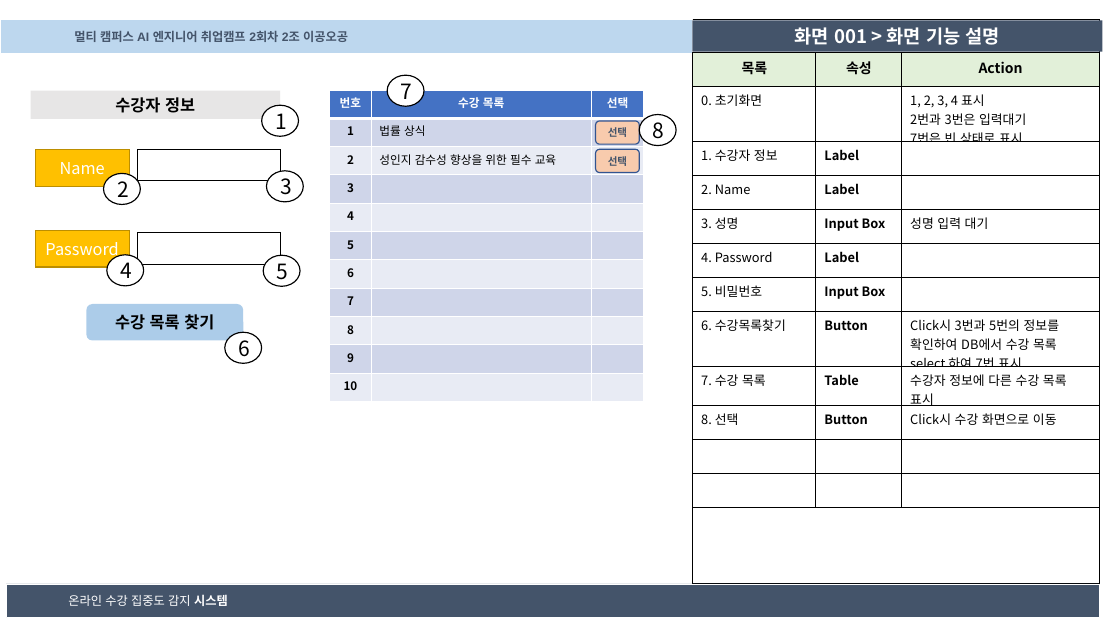
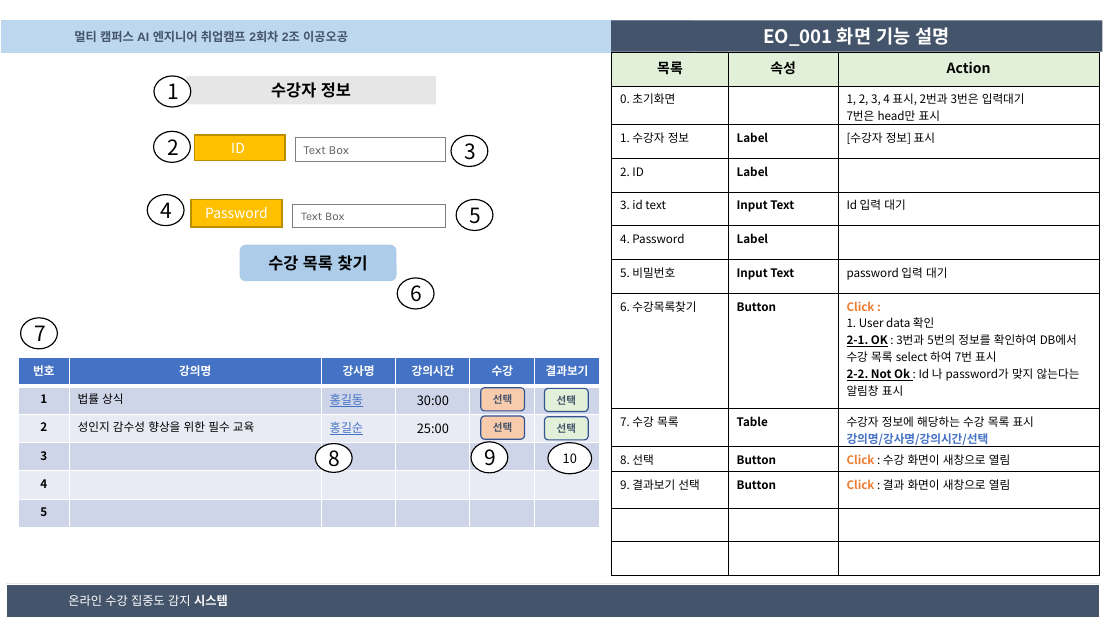
Before and after one commit to CQ-01/DrowsyDetect, a slide deck: slide 3 of concentration_detect/2조_이공오공_화면설계서.pptx. Drawn at 1120x630 pixels with LibreOffice and Linux fonts; fonts in the diff are those of the drawing. Boxes give left, top, right and bottom in pixels: in the first picture for what was removed or moved away, otherwise in the second. Text is boxed around its words. In the diff, an @@ line names an element or a change of style, - is before the commit and + after.

```diff
--- a/concentration_detect/2조_이공오공_화면설계서.pptx
+++ b/concentration_detect/2조_이공오공_화면설계서.pptx
@@ rectangle "EO_001 화면 기능 설명": place and size @@
-rectangle "EO_001 화면 기능 설명" at (692,20,1102,51)
+rectangle "EO_001 화면 기능 설명" at (611,20,1102,51)
@@ rectangle removed at (692,19,1100,584) @@
@@ text in rectangle at (763,27,950,46): text changed @@
-화면 001 > 화면 기능 설명
+EO_001 화면 기능 설명
@@ table at (612,53,1100,576) @@
-row 2, column 3: 1, 2, 3, 4 표시 / 2번과 3번은 입력대기 / 7번은 빈 상태로 표시
+row 2, column 3: 1, 2, 3, 4 표시, 2번과 3번은 입력대기 / 7번은 head만 표시
-row 3, column 3: 
+row 3, column 3: [수강자 정보] 표시
-row 4, column 1: 2. Name
+row 4, column 1: 2. ID
-row 5: 3. 성명 | Input Box | 성명 입력 대기
+row 5: 3. id text | Input Text | Id 입력 대기
-row 7: 5. 비밀번호 | Input Box | 
-row 8: 6. 수강목록찾기 | Button | Click시 3번과 5번의 정보를 확인하여 DB에서 수강 목록 select 하여 7번 표시
-row 9: 7. 수강 목록 | Table | 수강자 정보에 다른 수강 목록 표시
-row 10: 8. 선택 | Button | Click시 수강 화면으로 이동
+row 7: 5. 비밀번호 | Input Text | password 입력 대기
+row 8: 6. 수강목록찾기 | Button | Click : / 1. User data 확인 / 2-1. OK : 3번과 5번의 정보를 확인하여 DB에서 수강 목록 select 하여 7번 표시 / 2-2. Not Ok : Id 나 password가 맞지 않는다는 알림창 표시
+row 9: 7. 수강 목록 | Table | 수강자 정보에 해당하는 수강 목록 표시 / 강의명/강사명/강의시간/선택
+row 10: 8. 선택 | Button | Click : 수강 화면이 새창으로 열림
+row 11: 9. 결과보기 선택 | Button | Click : 결과 화면이 새창으로 열림
@@ table: place and size @@
-table at (693,53,1100,508)
+table at (612,53,1100,576)
@@ ellipse "1": place and size @@
-ellipse "1" at (262,105,299,136)
+ellipse "1" at (154,76,191,107)
@@ rectangle "수강자 정보": place and size @@
-rectangle "수강자 정보" at (30,91,280,119)
+rectangle "수강자 정보" at (187,76,436,105)
@@ ellipse "2": place and size @@
-ellipse "2" at (103,173,140,204)
+ellipse "2" at (154,131,191,162)
@@ rectangle "ID": place and size @@
-rectangle "ID" at (35,150,129,186)
+rectangle "ID" at (194,135,285,161)
@@ text in rectangle at (231,142,245,153): text changed; size 14 to 12 pt @@
-Name
+ID
@@ rectangle added at (295,138,444,162), fill #FFFFFF, outline #808080 0.5 pt, 10.5 pt, text #5F5F5F @@
+Text Box
@@ ellipse "3": place and size @@
-ellipse "3" at (266,171,303,202)
+ellipse "3" at (451,135,488,166)
@@ rectangle removed at (138,150,280,181) @@
@@ ellipse "4": place and size @@
-ellipse "4" at (107,255,144,286)
+ellipse "4" at (147,195,184,226)
@@ rectangle "Password": place and size @@
-rectangle "Password" at (35,230,129,266)
+rectangle "Password" at (191,199,281,227)
@@ rectangle "Password" at (191,199,281,227): size 14 to 12 pt @@
@@ rectangle added at (293,204,445,228), fill #FFFFFF, outline #808080 0.5 pt, 10 pt, text #5F5F5F @@
+Text Box
@@ ellipse "5": place and size @@
-ellipse "5" at (263,255,300,287)
+ellipse "5" at (456,199,493,230)
@@ rectangle removed at (138,233,280,264) @@
@@ rounded rectangle "수강 목록 찾기": place and size @@
-rounded rectangle "수강 목록 찾기" at (87,304,244,340)
+rounded rectangle "수강 목록 찾기" at (239,245,397,281)
@@ ellipse "6": place and size @@
-ellipse "6" at (225,333,262,364)
+ellipse "6" at (397,278,434,309)
@@ ellipse "7": place and size @@
-ellipse "7" at (387,76,424,107)
+ellipse "7" at (21,318,58,349)
@@ table at (18,358,599,528) @@
-번호 | 수강 목록 | 선택
-1 | 법률 상식 | 
-2 | 성인지 감수성 향상을 위한 필수 교육 | 
-3 |  | 
-4 |  | 
-5 |  | 
-6 |  | 
-7 |  | 
-8 |  | 
-9 |  | 
-10 |  | 
+번호 | 강의명 | 강사명 | 강의시간 | 수강 | 결과보기
+1 | 법률 상식 | 홍길동 | 30:00 |  | 
+2 | 성인지 감수성 향상을 위한 필수 교육 | 홍길순 | 25:00 |  | 
+3 |  |  |  |  | 
+4 |  |  |  |  | 
+5 |  |  |  |  | 
@@ table: place and size @@
-table at (330,90,644,402)
+table at (18,358,599,528)
@@ rounded rectangle "선택": place and size @@
-rounded rectangle "선택" at (596,121,639,145)
+rounded rectangle "선택" at (481,388,524,412)
@@ rounded rectangle added at (544,388,588,412), fill #E2F0D9, outline #325491 1 pt, 9 pt, text #44546A, bold @@
+선택
@@ rounded rectangle "선택": place and size @@
-rounded rectangle "선택" at (596,150,639,173)
+rounded rectangle "선택" at (481,416,524,439)
@@ rounded rectangle added at (544,417,588,440), fill #E2F0D9, outline #325491 1 pt, 9 pt, text #44546A, bold @@
+선택
@@ ellipse "8": place and size @@
-ellipse "8" at (639,114,676,145)
+ellipse "8" at (315,444,352,472)
@@ ellipse added at (471,442,508,473), fill #FFFFFF, outline #000000 1 pt, 18 pt, text #000000 @@
+9
@@ ellipse added at (548,443,592,474), fill #FFFFFF, outline #000000 1 pt, 11 pt, text #000000 @@
+10
```
Also in this commit, not shown: 4 other slides changed, 1 slide added.
